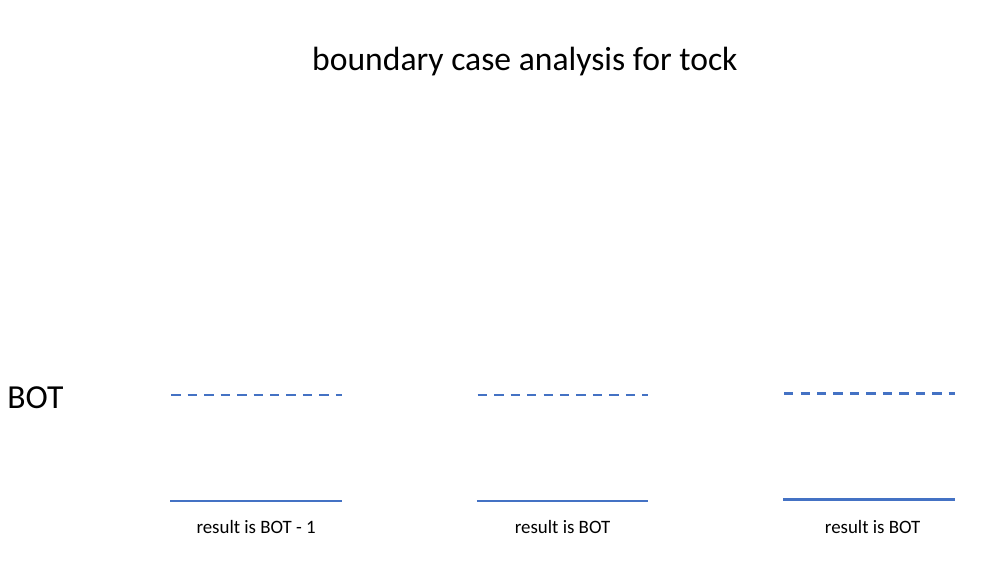
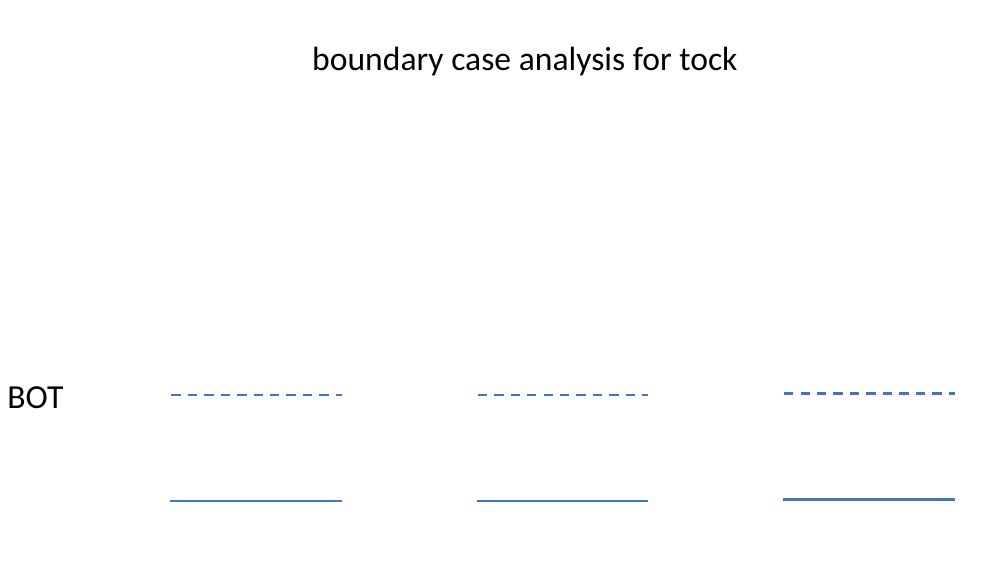
Before and after one commit to GregorKiczales/spd-materials, a slide deck: slide 18 of instructor/l04/l04-pad.pptx (slide 16 before the commit). Drawn at 1008x567 pixels with LibreOffice and Linux fonts; fonts in the diff are those of the drawing. Boxes give left, top, right and bottom in pixels: in the first picture for what was removed or moved away, otherwise in the second. Text is boxed around its words. In the diff, an @@ line names an element or a change of style, - is before the commit and + after.

```diff
--- a/instructor/l04/l04-pad.pptx
+++ b/instructor/l04/l04-pad.pptx
@@ text removed at (x1=197, y1=520, x2=316, y2=533) @@
-result is BOT - 1
@@ text removed at (x1=515, y1=520, x2=610, y2=533) @@
-result is BOT
@@ text removed at (x1=825, y1=520, x2=920, y2=533) @@
-result is BOT
```
Also in this commit, not shown: 2 other slides changed, 2 slides added.
